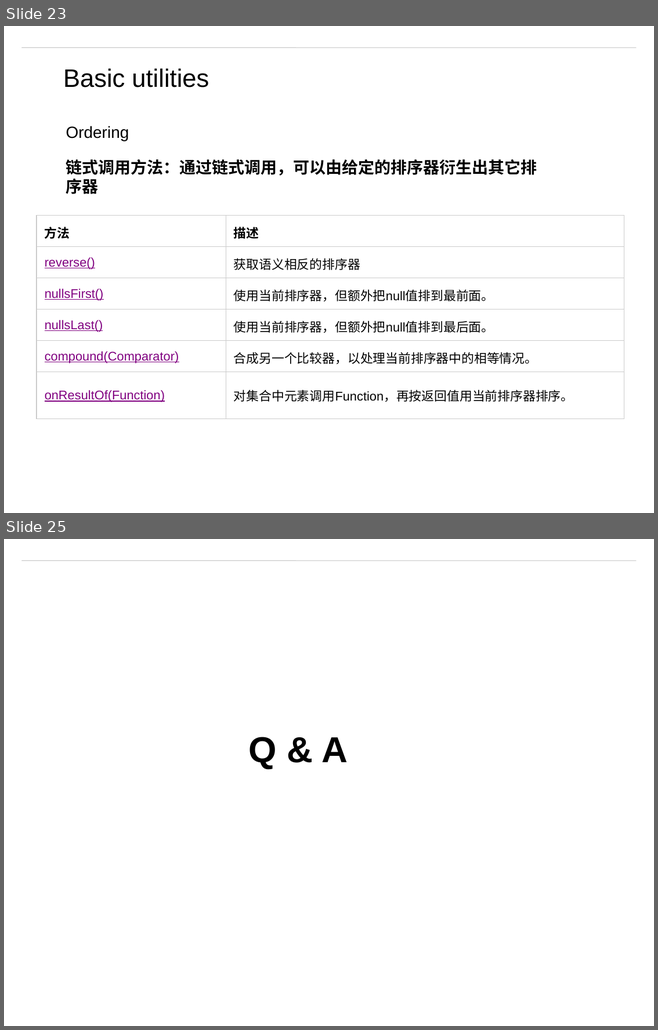
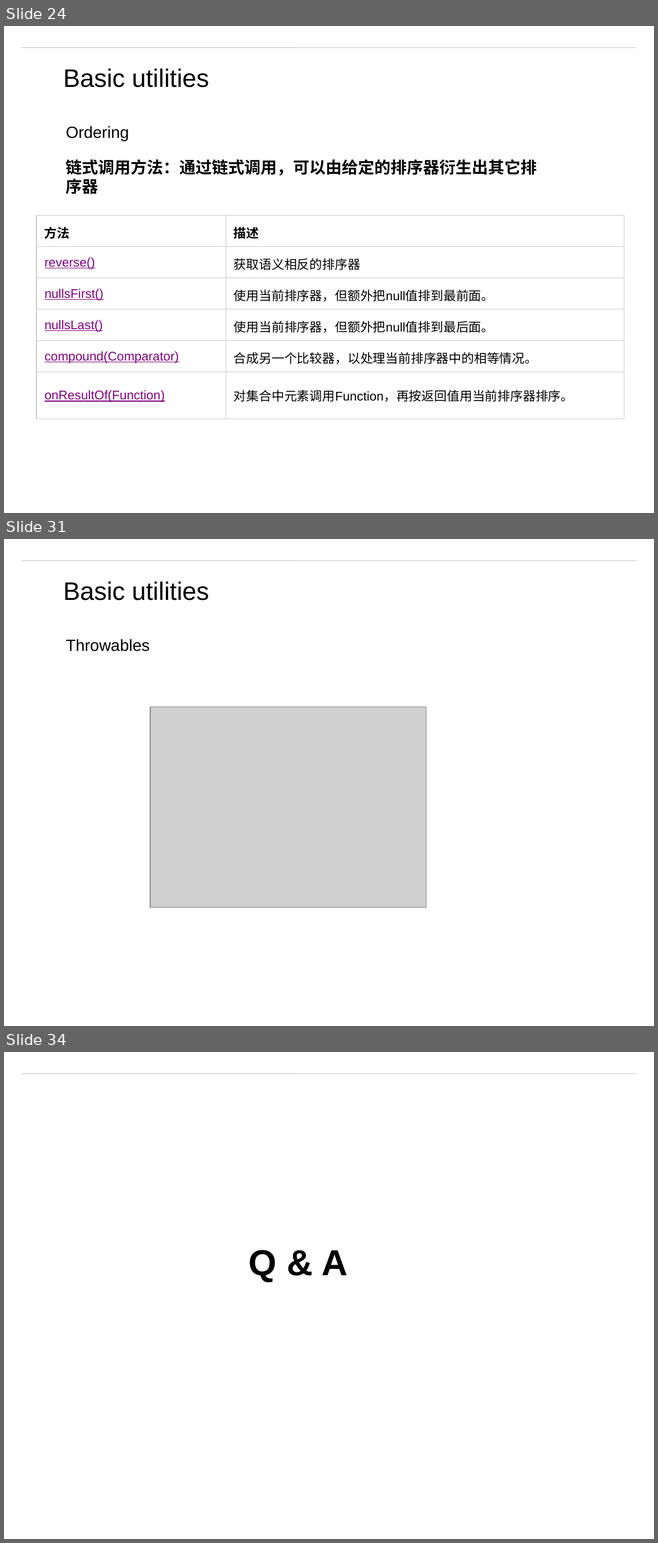
Before and after one commit to matt19870107/Guava, a slide deck: Guava.pptx. Shown one above the other, each under a label of ours: slides 23 and 25 before the commit, slides 24, 31 and 34 after it; the slides between them are not shown. The pictures are 658x1030 and 658x1543 pixels, drawn with LibreOffice and Linux fonts; fonts in the diff are those of the drawing; grey boxes stand for pictures; background and template pictures are left out. Boxes give left, top, right and bottom in pixels: in the first picture for what was removed or moved away, otherwise in the second. Text is boxed around its words. In the diff, an @@ line names an element or a change of style, - is before the commit and + after.

Commit message:
Throwables

```diff
--- a/Guava.pptx
+++ b/Guava.pptx
@@ slide 31 added at (4, 539, 654, 1026), background #FFFFFF; not listed: 1 template element that a slide beside it also shows @@
@@ text added at (63, 581, 209, 600), 28 pt, text #000000 @@
+Basic utilities
@@ text added at (66, 639, 150, 652), 18 pt, text #000000 @@
+Throwables
@@ picture added at (150, 707, 426, 907) @@
@@ what was slide 23 is now slide 24 @@
@@ what was slide 25 is now slide 34 @@
```
Also in this commit, not shown: 1 slide changed, 8 other slides added, 11 other files.
